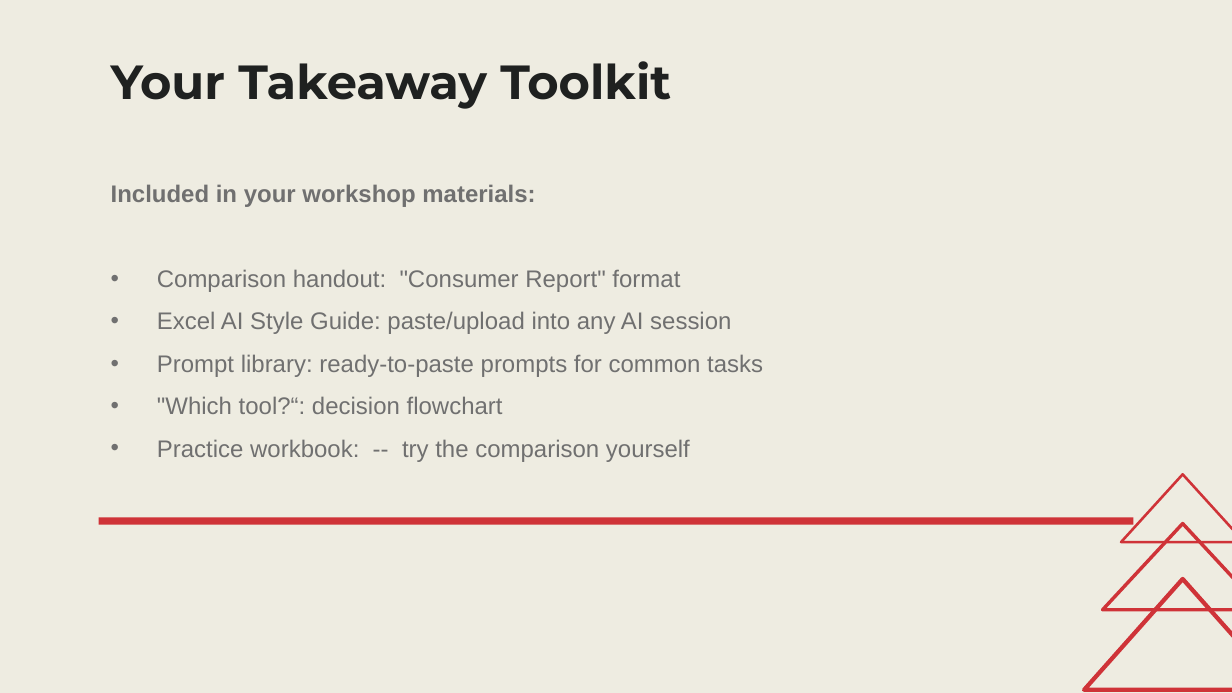
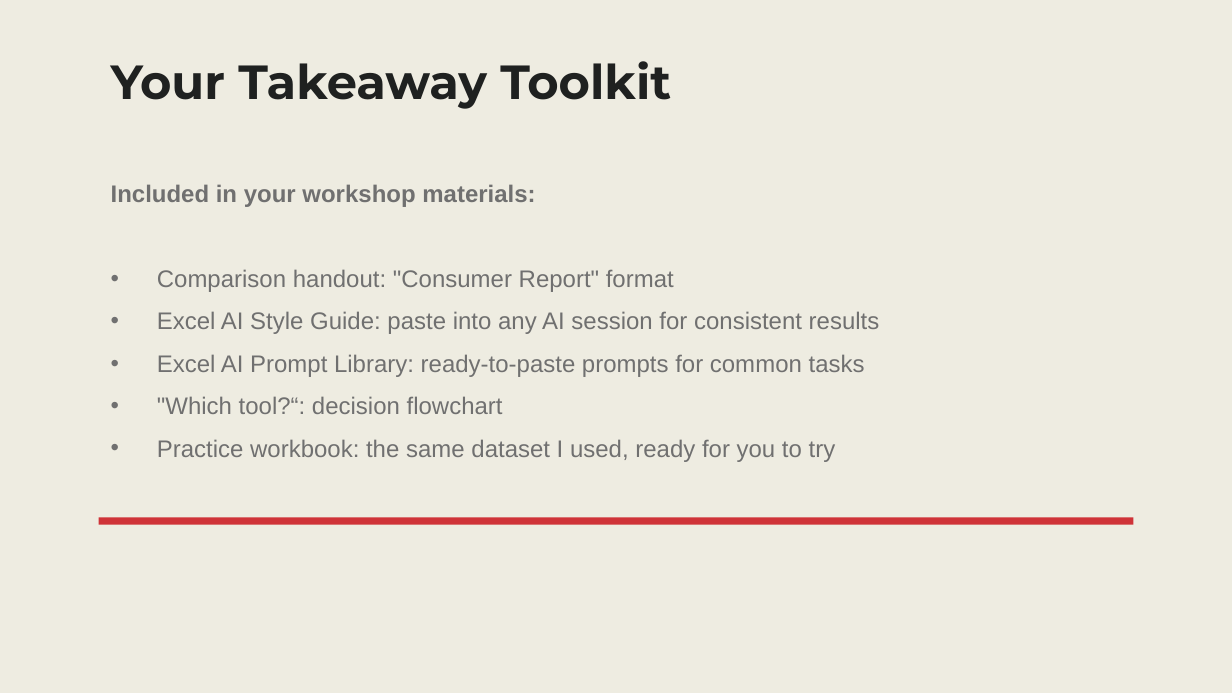
Before and after one commit to stringfestdata/copilot-opus-vs-claude-excel-addin, a slide deck: slide 23 of Copilot vs Claude Slides.pptx. Drawn at 1232x693 pixels with LibreOffice and Linux fonts; fonts in the diff are those of the drawing. Boxes give left, top, right and bottom in pixels: in the first picture for what was removed or moved away, otherwise in the second. Text is boxed around its words. In the diff, an @@ line names an element or a change of style, - is before the commit and + after.

```diff
--- a/Copilot vs Claude Slides.pptx
+++ b/Copilot vs Claude Slides.pptx
@@ text at bbox=[157, 311, 880, 377]: text changed @@
-• Excel AI Style Guide: paste/upload into any AI session
-• Prompt library: ready-to-paste prompts for common tasks
+• Excel AI Style Guide: paste into any AI session for consistent results
+• Excel AI Prompt Library: ready-to-paste prompts for common tasks
@@ text at bbox=[157, 439, 836, 462]: text changed @@
-• Practice workbook: -- try the comparison yourself
+• Practice workbook: the same dataset I used, ready for you to try
@@ triangle removed at bbox=[1121, 474, 1232, 542] @@
@@ triangle removed at bbox=[1103, 524, 1232, 610] @@
@@ triangle removed at bbox=[1084, 579, 1232, 690] @@
```
Also in this commit, not shown: 24 other slides changed, 5 other files.
